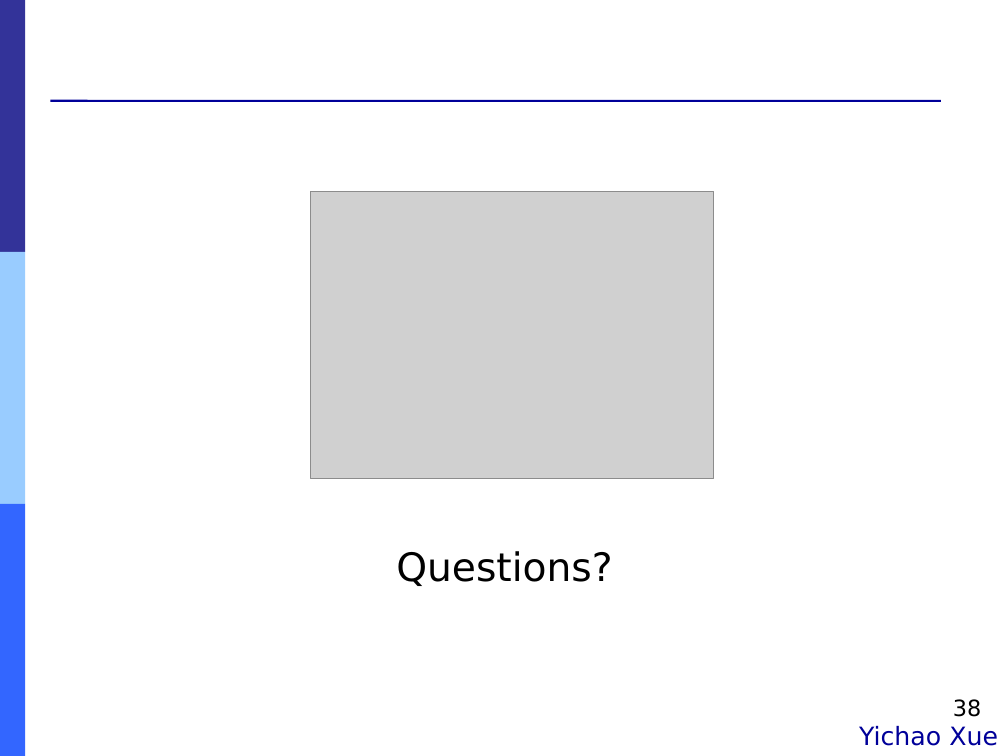
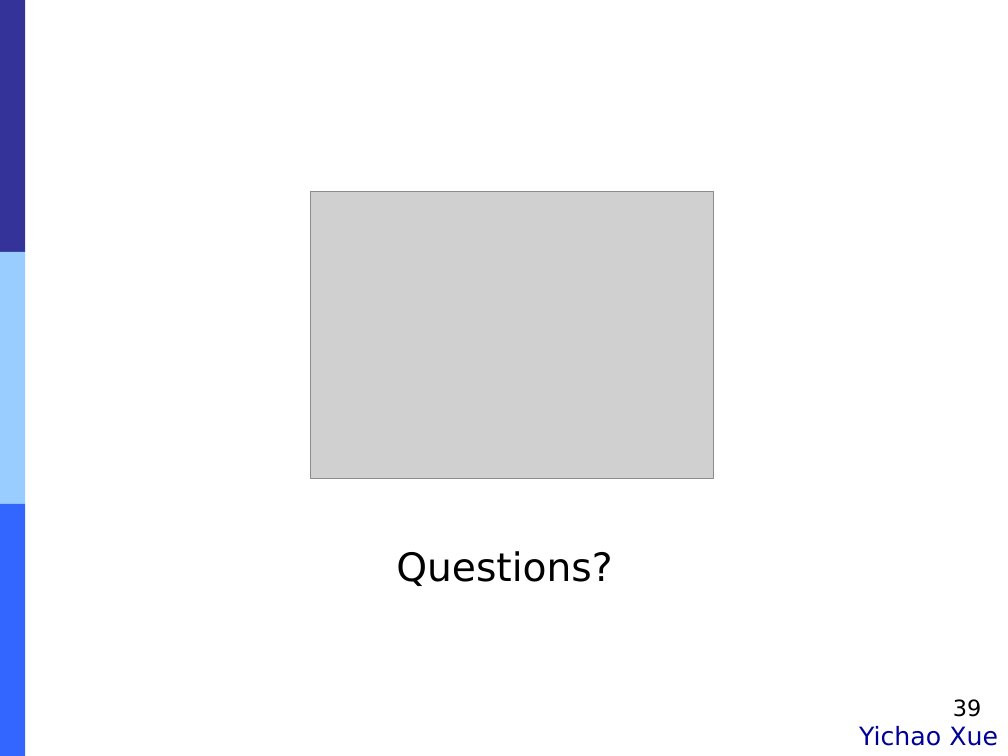
Before and after one commit to Muliang/18649, a slide deck: slide 39 of logs/09_final_pres.ppt (slide 38 before the commit). Drawn at 1008x756 pixels with LibreOffice and Linux fonts; fonts in the diff are those of the drawing; grey boxes stand for pictures. Boxes give left, top, right and bottom in pixels: in the first picture for what was removed or moved away, otherwise in the second. Text is boxed around its words. In the diff, an @@ line names an element or a change of style, - is before the commit and + after.

```diff
--- a/logs/09_final_pres.ppt
+++ b/logs/09_final_pres.ppt
@@ rectangle added at [42, 58, 967, 134], fill #FFFFFF, outline #FFFFFF 0.74 pt @@
@@ line removed from (50, 101) to (940, 101) @@
@@ page number at [953, 699, 981, 717]: text changed @@
-38
+39
```
Also in this commit, not shown: 5 other slides changed, 1 slide added, 1 other file.
